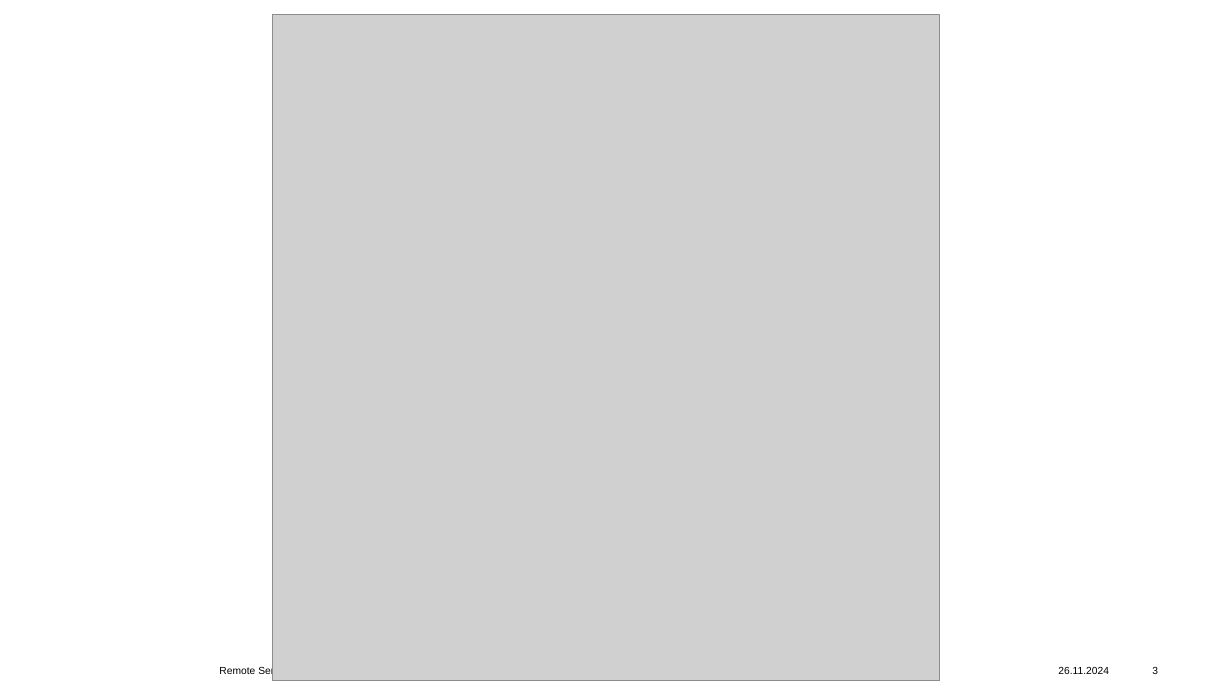
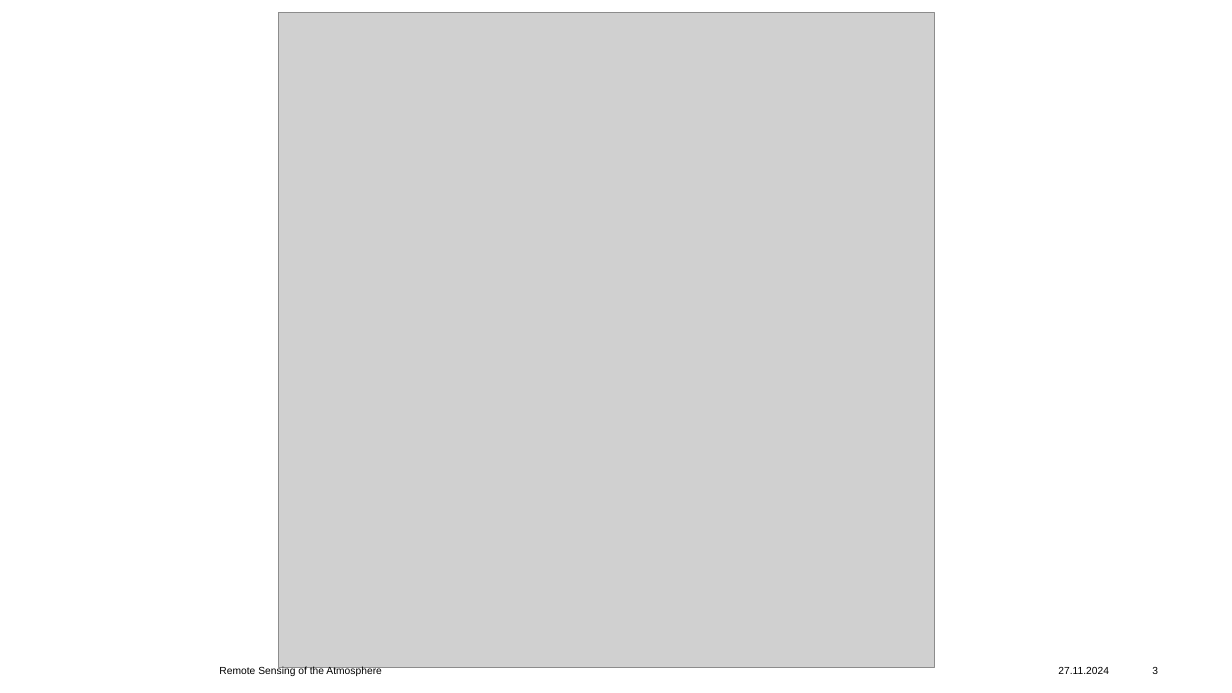
Before and after one commit to Mdmdma/atmospheric_remote_sensing, a slide deck: slide 3 of Calitoo0422_measurements_21_10/Calitoo_Interim_Results.pptx. Drawn at 1232x693 pixels with LibreOffice and Linux fonts; fonts in the diff are those of the drawing; grey boxes stand for pictures; background and template pictures are left out. Boxes give left, top, right and bottom in pixels: in the first picture for what was removed or moved away, otherwise in the second. Text is boxed around its words. In the diff, an @@ line names an element or a change of style, - is before the commit and + after.

```diff
--- a/Calitoo0422_measurements_21_10/Calitoo_Interim_Results.pptx
+++ b/Calitoo0422_measurements_21_10/Calitoo_Interim_Results.pptx
@@ picture: place and size @@
-picture at [273,14,940,681]
+picture at [279,12,934,667]
@@ text at [1058,667,1109,674]: text changed @@
-26.11.2024
+27.11.2024
```
Also in this commit, not shown: 3 other slides changed, 1 other file.
